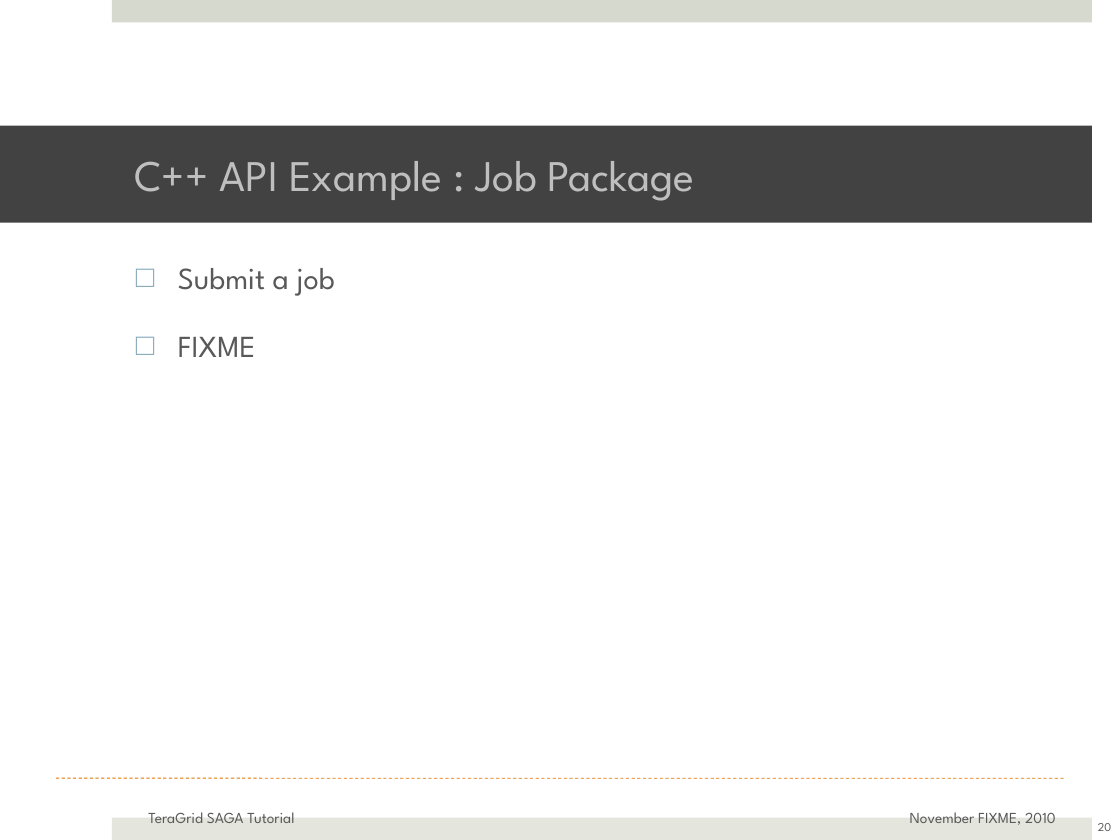
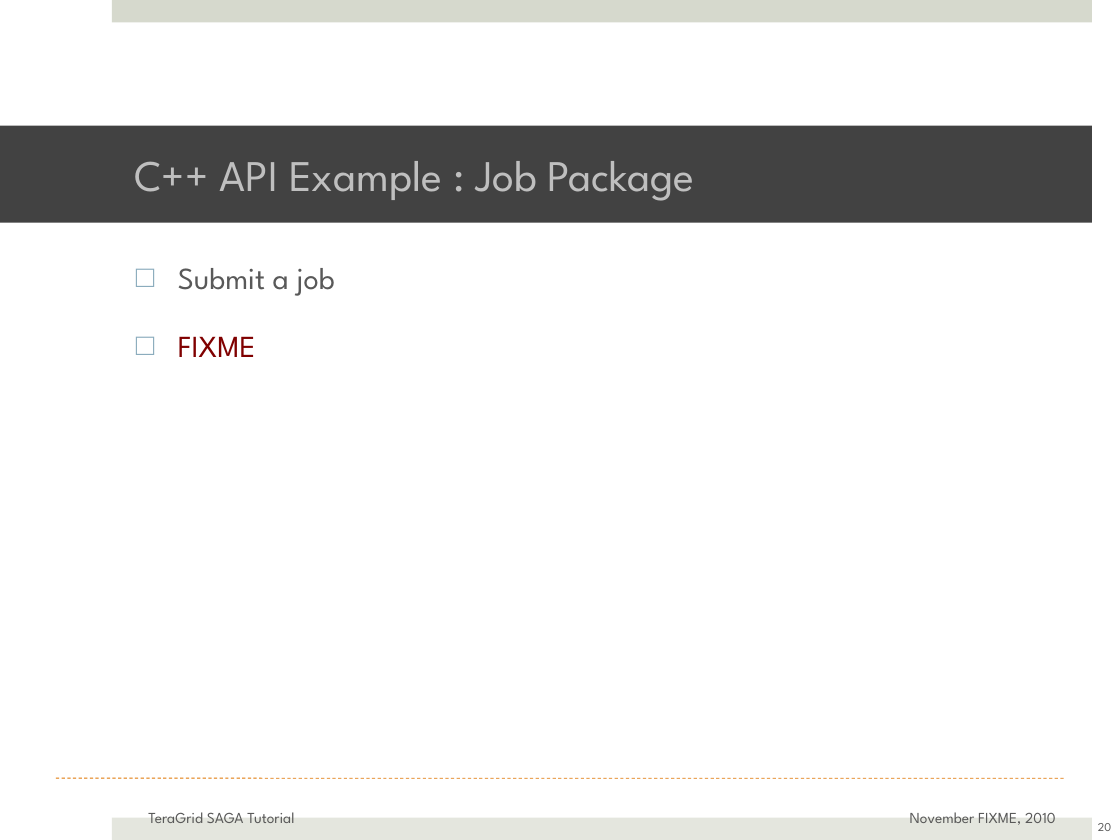
Before and after one commit to saga-project/saga-cpp-legacy-projects, a slide deck: slide 20 of tutorial/general_tutorial/SAGA-API-levels.pptx. Drawn at 1120x840 pixels with LibreOffice and Linux fonts; fonts in the diff are those of the drawing; background and template pictures are left out. Boxes give left, top, right and bottom in pixels: in the first picture for what was removed or moved away, otherwise in the second. Text is boxed around its words. In the diff, an @@ line names an element or a change of style, - is before the commit and + after.

```diff
--- a/tutorial/general_tutorial/SAGA-API-levels.pptx
+++ b/tutorial/general_tutorial/SAGA-API-levels.pptx
@@ text at [178, 336, 256, 357]: text colour #595959 to #800000 in "FIXME" @@
```
Also in this commit, not shown: 6 other slides changed, 1 other file.
